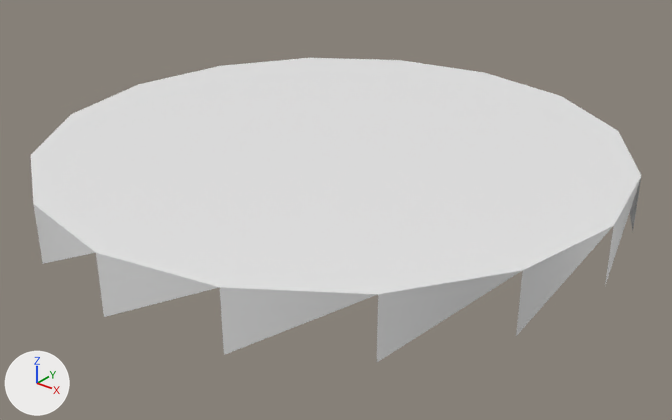
One commit to the OBJ model models/areas/vault/stone_0_0.obj: the scene before it, then after it.
Camera for both pictures: a camera (50 mm lens) standing at (3.69, -4.59, 2.74) and looking at (0.09, -0.08, -0.05). Lighting does not change. The marker at lower left points along +X, +Y and +Z. The picture after the commit comes second. Where no turn or scale is listed for an object, it has been applied to the vertices. Vertices at exactly the same position are counted once.

In view in the first picture: 'stone_0_0'.
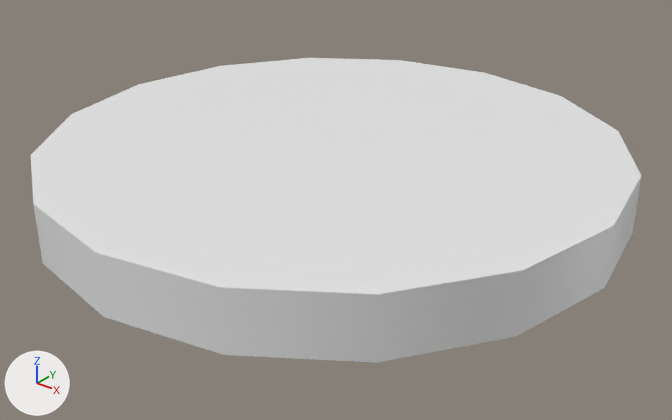
Boxes [x1, y1, x2, y2] around the edits, measured in the pictures (672 x 420 px):
'stone_0_0', reshaped
    before: [31, 58, 641, 362]
    after: [31, 58, 641, 363]
part 1 of me_stone_0_0, added
    after: [44, 179, 641, 363]

What changed in the scene script:
```text
Change me_stone_0_0:
    used by ob_stone_0_0; location = (0.0, 0.0, 0.0)
    remove me_stone_0_0.from_pydata(...)  # 33 vertices, 32 faces; spans x -2.0..2.0, y -2.0..2.0, z 0.0..0.4
    add me_stone_0_0.from_pydata(...)  # 81 vertices, 64 faces; spans x -2.0..2.0, y -2.0..2.0, z 0.0..0.4
    me_stone_0_0 part 1
    32 vertices are added at x -1.99..1.99, y -1.99..1.99, z 0.0
    16 new vertices lie (0.0, 0.0, 0.4) away from vertices in x -1.99..1.99, y -1.99..1.99, z 0.0
    32 new faces join them
```
